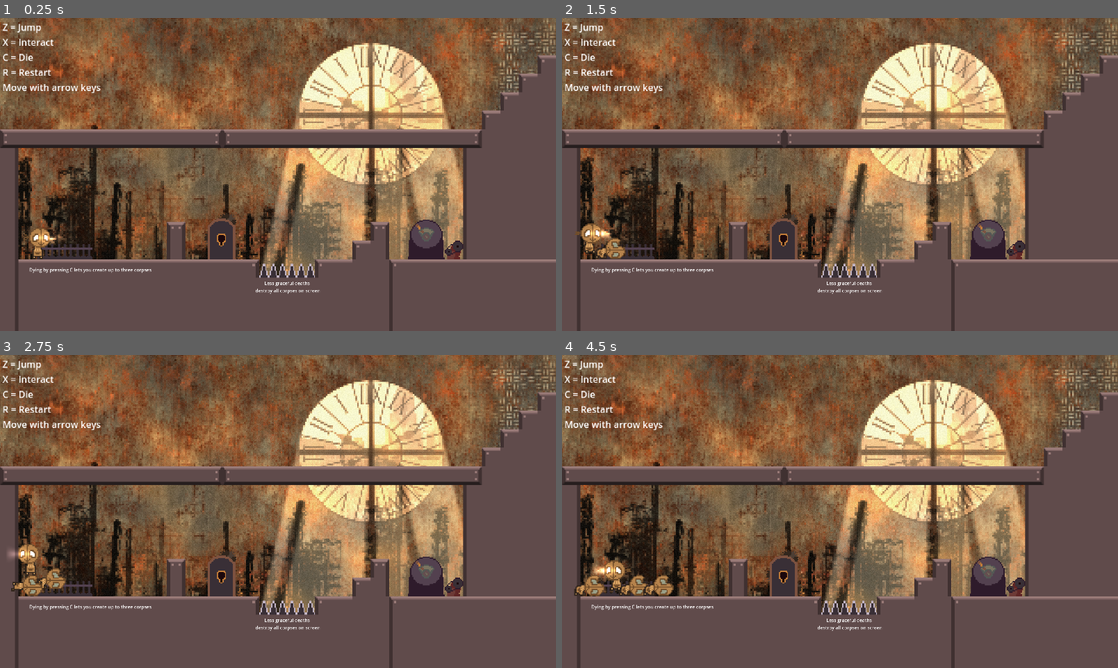
Above: before the commit, frames 1-4 (two rows, left to right).
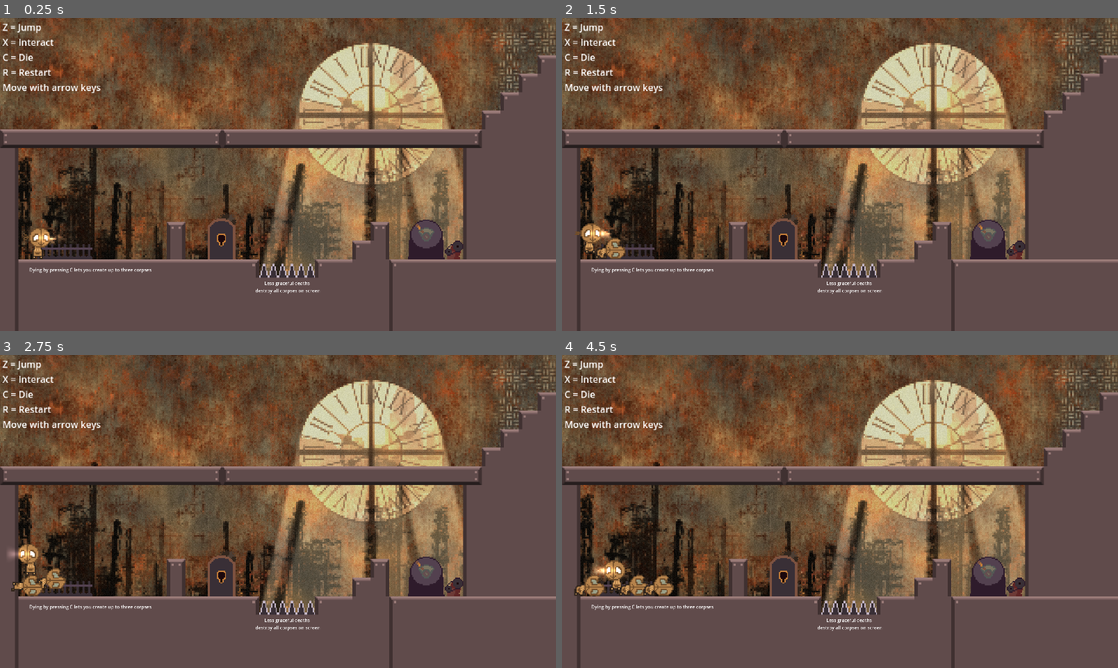
Above: after the commit, the same moments.

Repository: ffernn-dev/like-clockwork
Game: Godot game, scene res://main.tscn
Same seed, same stepped clock (60 frames per second), same inputs: the game is played once before the commit and once after it.
Inputs:
- Up to frame 1 (0.25 s): no input
- Up to frame 2 (1.5 s): hold C (die) 0.53-1.28 s; hold Right (right) from 0.53 s (still down); tap Z (jump) at 0.77 s; tap X (interact) at 1.35 s
- Up to frame 3 (2.75 s): tap Z (jump) at 1.52 s; release Right (right) at 2.03 s; hold A (left) from 2.03 s (still down); hold C (die) from 2.03 s (still down)
- Up to frame 4 (4.5 s): release A (left) at 2.78 s; release C (die) at 2.78 s; hold Right (right) 2.78-4.28 s; tap X (interact) at 2.85, 4.35 s; tap Z (jump) at 3.02, 3.77 s; hold C (die) 3.53-4.28 s; hold A (left) from 4.28 s (still down)

The runs differ from the first frame. In frame 1, 13% of the frame differs, in the area x 3-100%, y 0-83%; in frame 2, 13%; in frame 3, 13%; in frame 4, 13%.

Commit message:
background darkening

Diff:
--- a/1.tscn
+++ b/1.tscn
@@ -33,6 +33,7 @@
 script = ExtResource("1_e348n")
 
 [node name="BG" type="Sprite2D" parent="."]
+modulate = Color(0.8509804, 0.8509804, 0.8509804, 1)
 position = Vector2(1285, 540)
 texture = ExtResource("2_tc3pe")
 
--- a/2.tscn
+++ b/2.tscn
@@ -29,6 +29,7 @@
 script = ExtResource("1_7eokq")
 
 [node name="BG" type="Sprite2D" parent="."]
+modulate = Color(0.85, 0.85, 0.85, 1)
 position = Vector2(962, 540)
 texture = ExtResource("2_e5jh0")
 
--- a/3.tscn
+++ b/3.tscn
@@ -24,6 +24,7 @@
 script = ExtResource("1_eukqi")
 
 [node name="BG" type="Sprite2D" parent="."]
+modulate = Color(0.85, 0.85, 0.85, 1)
 position = Vector2(708, 540)
 texture = ExtResource("2_eukqi")
 
--- a/4.tscn
+++ b/4.tscn
@@ -26,16 +26,16 @@
 script = ExtResource("1_p565q")
 
 [node name="BG" type="Sprite2D" parent="."]
+modulate = Color(0.85, 0.85, 0.85, 1)
 position = Vector2(1285, 540)
 texture = ExtResource("2_eukqi")
 
-[node name="BackgroundObjects" type="TileMapLayer" parent="BG"]
-position = Vector2(-1285, -540)
+[node name="BackgroundObjects" type="TileMapLayer" parent="."]
 tile_map_data = PackedByteArray("AAAZAAUAAAAAAAAAAAAaAAUAAAAAAAAAAAAbAAUAAAAAAAAAAAAcAAUAAAAAAAAAAAAHAAwAAAACAAAAAAABAAwAAAABAAAAAAAcAAsAAAAEAAAAAAA=")
 tile_set = SubResource("TileSet_113jv")
 
-[node name="Sprite2D" type="Sprite2D" parent="BG"]
-position = Vector2(471, -223)
+[node name="Sprite2D" type="Sprite2D" parent="."]
+position = Vector2(1756, 317)
 scale = Vector2(4, 4)
 texture = ExtResource("3_p565q")
 
--- a/5.tscn
+++ b/5.tscn
@@ -24,6 +24,7 @@
 script = ExtResource("1_0xm2m")
 
 [node name="BG" type="Sprite2D" parent="."]
+modulate = Color(0.85, 0.85, 0.85, 1)
 position = Vector2(708, 540)
 texture = ExtResource("2_eukqi")
 
--- a/main.gd
+++ b/main.gd
@@ -21,6 +21,7 @@
 
 func _ready():
 	set_process(false)
+
 	_load()
 	current_level_idx = 0
 	EventBus.level_complete.connect(_on_level_complete)
